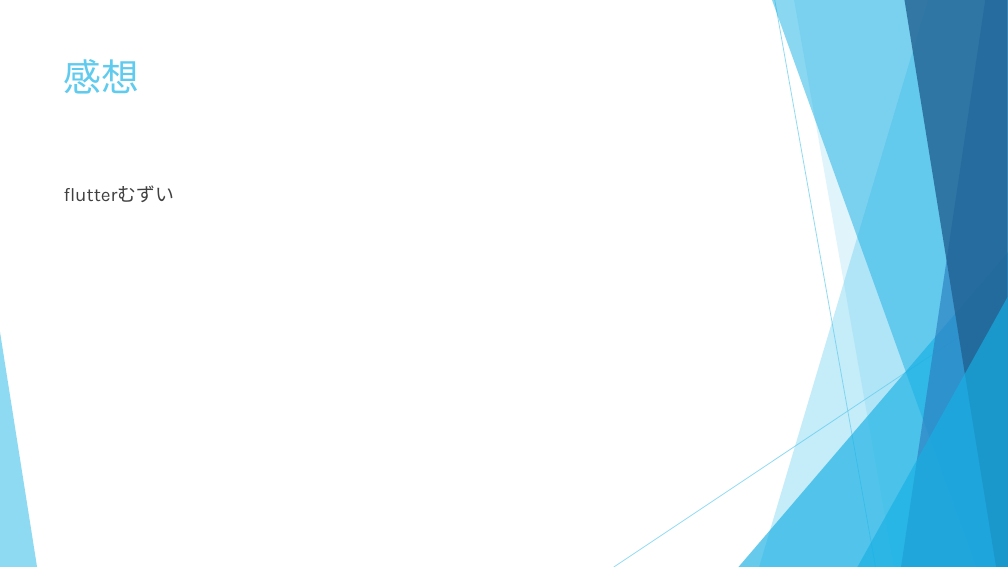
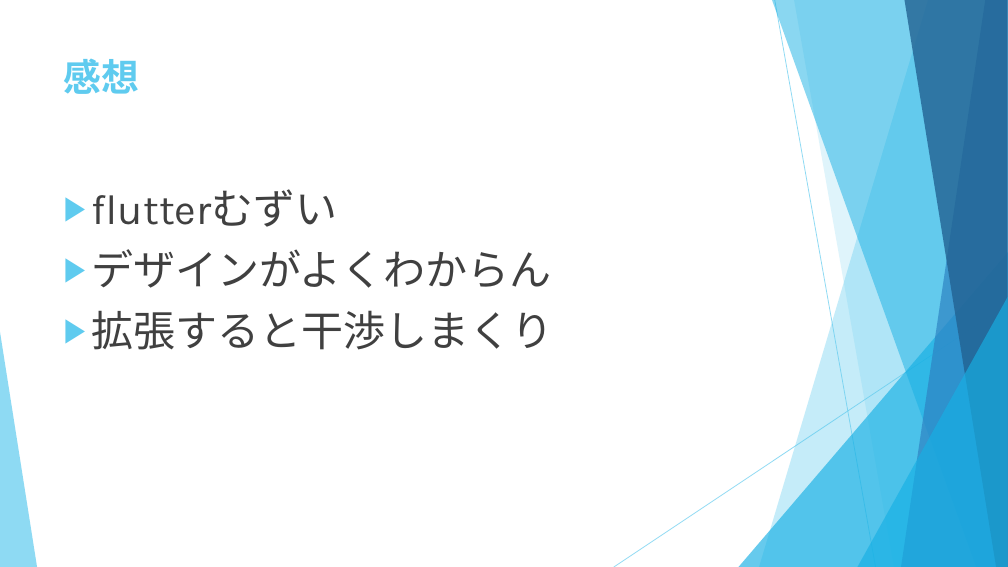
Before and after one commit to TaniIan/flutter_application_1, a slide deck: slide 7 of Todoアプリ_谷維案.pptx. Drawn at 1008x567 pixels with LibreOffice and Linux fonts; fonts in the diff are those of the drawing. Boxes give left, top, right and bottom in pixels: in the first picture for what was removed or moved away, otherwise in the second. Text is boxed around its words. In the diff, an @@ line names an element or a change of style, - is before the commit and + after.

```diff
--- a/Todoアプリ_谷維案.pptx
+++ b/Todoアプリ_谷維案.pptx
@@ title "感想" at <box>64,58,140,94</box>: bold on @@
@@ text at <box>92,189,338,227</box>: size 18 to 40 pt in "flutterむずい"; bullet none to ▶ @@
@@ text at <box>92,249,554,350</box>: paragraphs added @@
+▶ デザインがよくわからん
+▶ 拡張すると干渉しまくり
```
Also in this commit, not shown: 6 other slides changed, 2 other files.
